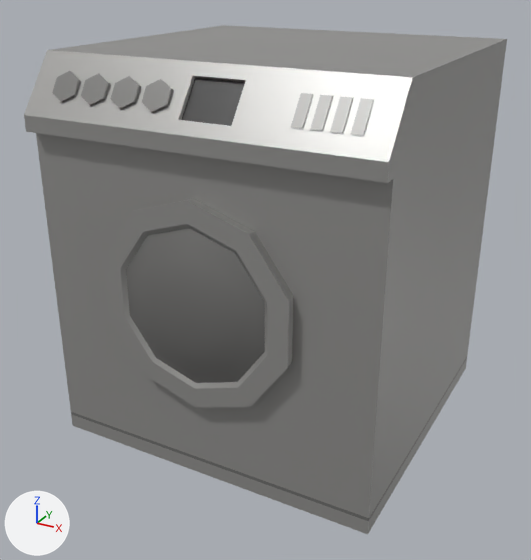
A saved change to the glTF model models/terrain/Washing_Machine.glb.
The view is the same before and after, from a camera (50 mm lens) standing at (1.27, -2.45, 1.76) and looking at (-0.02, -0.12, 0.6). Every picture has the same lights, and +X, +Y and +Z are marked at lower left. The first picture is the older version. Where no turn or scale is listed for an object, it has been applied to the vertices. Vertices at exactly the same position are counted once.

The scene before the commit, as lines of its bpy script (objects in view):
```python
me_bathroom_washingmachine = bpy.data.meshes.new('Bathroom_WashingMachine')
me_bathroom_washingmachine.from_pydata(...)  # 176 vertices, 304 faces; spans x -0.646..0.646, y -0.706..0.618, z 0.0..1.47
# faces by material slot: [186, 116, 2]
me_bathroom_washingmachine.materials.append(mat_grey)  # grey #7e7d7b
me_bathroom_washingmachine.materials.append(mat_white)  # grey #a1a19e
me_bathroom_washingmachine.materials.append(mat_black)  # black #2f2f2f
ob_bathroom_washingmachine = bpy.data.objects.new('Bathroom_WashingMachine', me_bathroom_washingmachine)
ob_bathroom_washingmachine.location = (0.0, 0.0, 0.0)
```
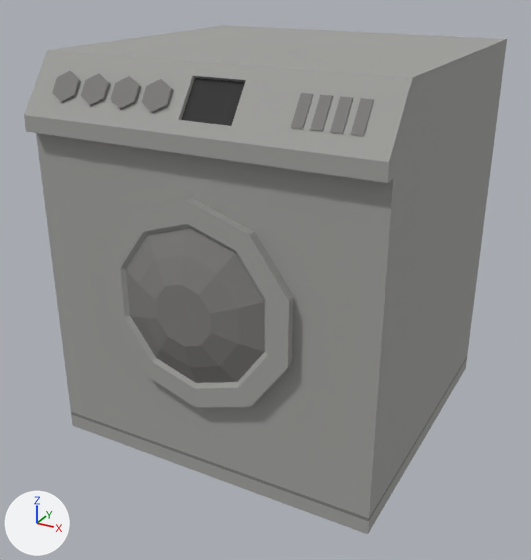
Where the newer file only moved an object's origin or applied its transform, the numbers keep the older frame.

Diff of the bpy script that builds the scene:
```diff
--- a/models/terrain/Washing_Machine.glb.py
+++ b/models/terrain/Washing_Machine.glb.py
@@ mat_merged_vertexcolor_016 @@
+mat_merged_vertexcolor_016 = bpy.data.materials.new('Merged_VertexColor.016')
+mat_merged_vertexcolor_016.use_nodes = True; mat_merged_vertexcolor_016.node_tree.nodes.clear()
+_N = mat_merged_vertexcolor_016.node_tree.nodes; _L = mat_merged_vertexcolor_016.node_tree.links
+n0 = _N.new('ShaderNodeBsdfPrincipled'); n0.name = 'Principled BSDF'
+n0.inputs[2].default_value = 0.85  # 'Roughness'
+n1 = _N.new('ShaderNodeOutputMaterial'); n1.name = 'Material Output'
+n2 = _N.new('ShaderNodeVertexColor'); n2.name = 'Color Attribute'
+_L.new(n0.outputs[0], n1.inputs[0])  # 'BSDF' to 'Surface'
+_L.new(n2.outputs[0], n0.inputs[0])  # 'Color' to 'Base Color'
@@ me_bathroom_washingmachine @@
 me_bathroom_washingmachine.from_pydata(...)  # 176 vertices, 304 faces; spans x -0.646..0.646, y -0.706..0.618, z 0.0..1.47
 # used by ob_bathroom_washingmachine; location = (0.0, 0.0, 0.0)
+# me_bathroom_washingmachine part 1: all 186 faces that had it switch from mat_grey (grey #7e7d7b) to mat_merged_vertexcolor_016
+# me_bathroom_washingmachine part 2: all 116 faces that had it switch from mat_white (grey #a1a19e) to mat_merged_vertexcolor_016
+# me_bathroom_washingmachine part 3: all 2 faces that had it switch from mat_black (black #2f2f2f) to mat_merged_vertexcolor_016
+# me_bathroom_washingmachine part 4: vertex colours changed
```

Location of each change, (x1, y1, x2, y2) in pixels of the pictures (531 x 560 px):
part 1 of me_bathroom_washingmachine, recoloured: (61, 71, 374, 521) in both
part 2 of me_bathroom_washingmachine, recoloured: (24, 25, 503, 534) in both
part 3 of me_bathroom_washingmachine, recoloured (darker): (181, 78, 245, 126) in both
